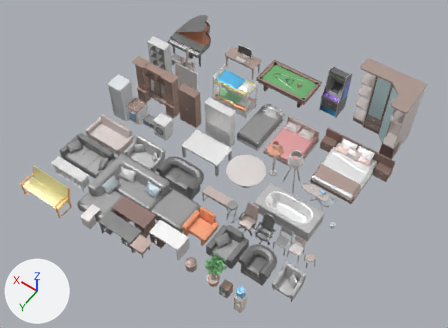
The glTF model assets/models/scene/props.glb as it was, and as the next commit left it.
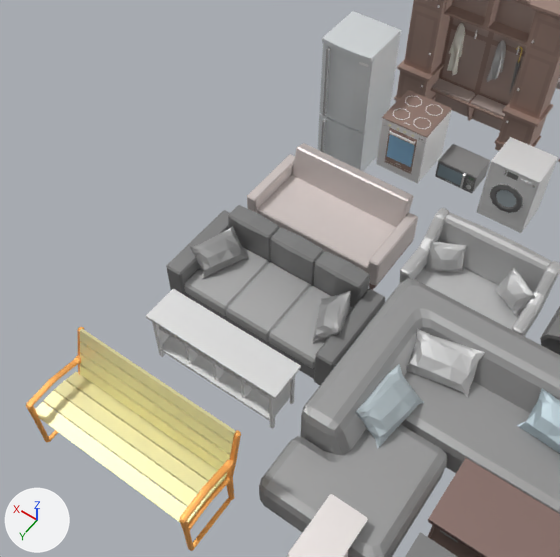
Old and new are each drawn whole from a camera (50 mm lens) standing at (-7.64, 10.39, 15.89) and looking at (-0.59, 0.51, 0.37) and again close up from a camera (50 mm lens) standing at (0.95, 5.97, 5.46) and looking at (3.82, 1.94, -0.87). The axes (+X, +Y, +Z) are drawn at lower left. The lights are the same throughout. The older version's two pictures come first. Where no turn or scale is listed for an object, it has been applied to the vertices.

In view in the first close-up: 'New_Game_Object_mat0_0', 'New_Game_Object_mat0_0.002', 'New_Game_Object_mat0_0.003', 'New_Game_Object_mat0_0.006', 'New_Game_Object_mat0_0.008', 'New_Game_Object_mat0_0.009', 'New_Game_Object_mat0_0.013', 'New_Game_Object_mat0_0.037', 'New_Game_Object_mat0_0.040', 'New_Game_Object_mat0_0.050', 'couch.001', 'stove.001' and 2 more.
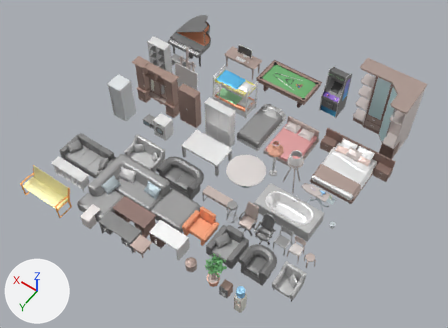
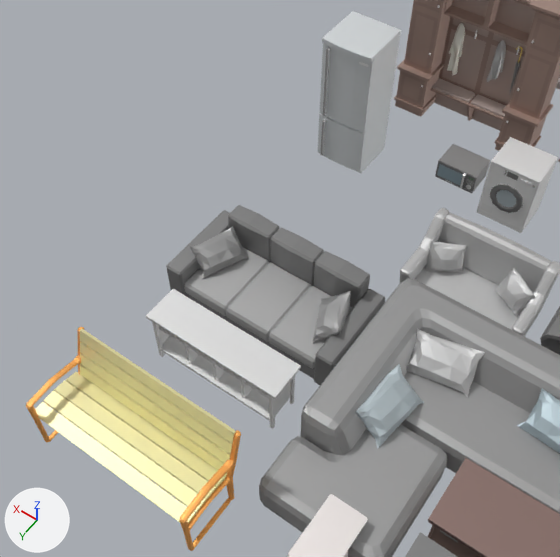
The edits, one by one:
Object 'couch.001' (ob_couch_001) is deleted.
Object 'stove.001' (ob_stove_001) is deleted.

Location of each change, [x1, y1, x2, y2] in pixels of the close-ups (560 x 557 px):
'couch.001', deleted
    before: [247, 143, 418, 290]
'stove.001', deleted
    before: [376, 90, 452, 183]
